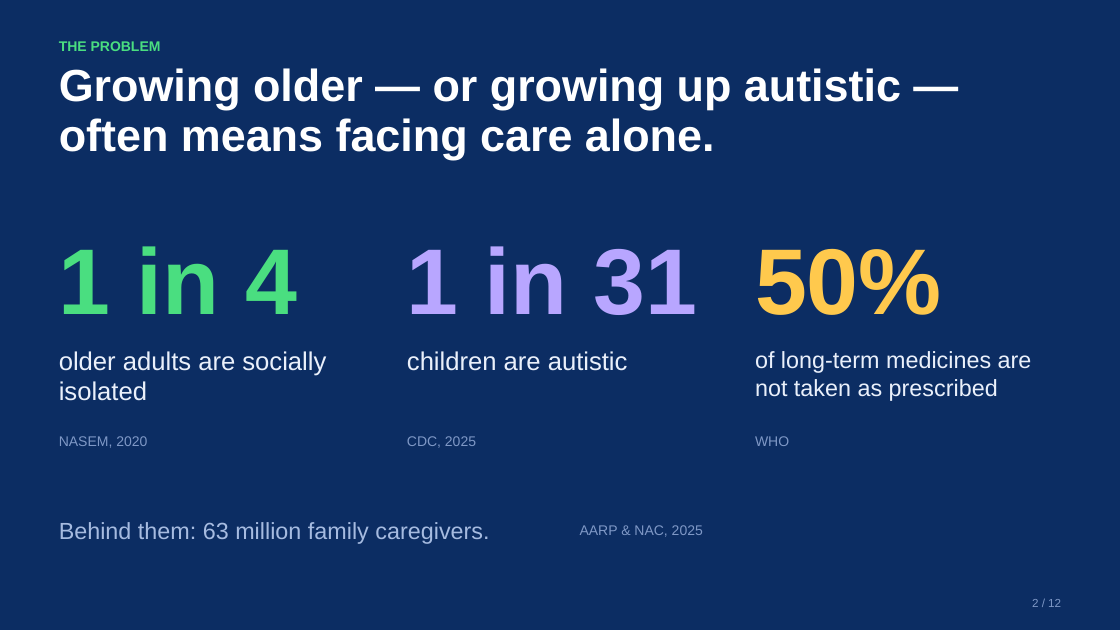
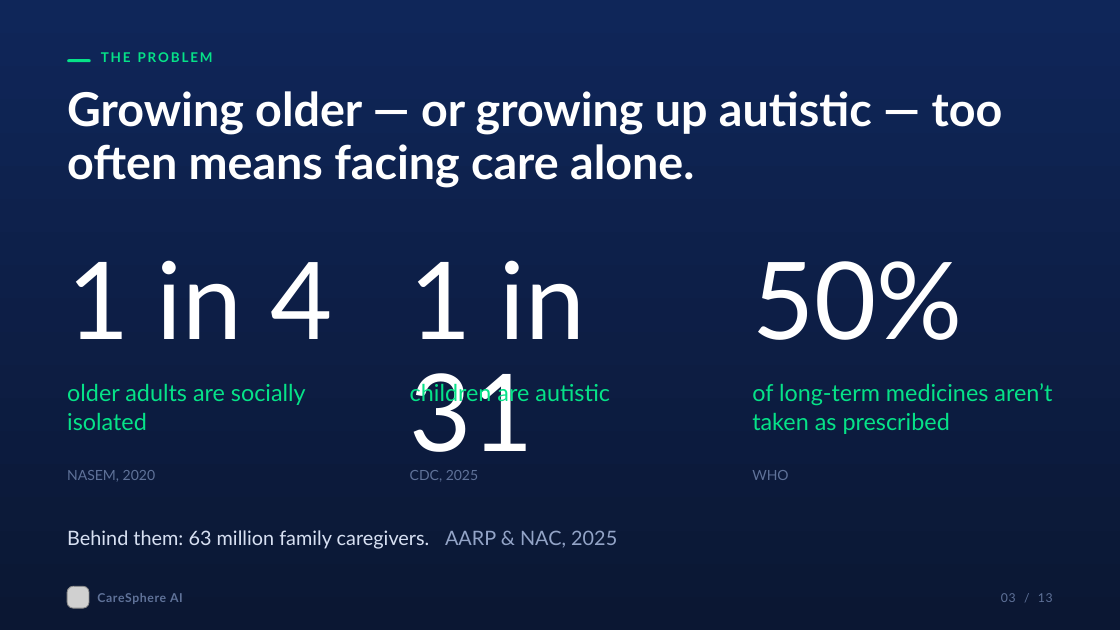
Before and after one commit to engineer2025-sudo/Care, a slide deck: slide 3 of pitch/CareSphere_Congressional_App_Challenge_Deck.pptx (slide 2 before the commit). Drawn at 1120x630 pixels with LibreOffice and Linux fonts; fonts in the diff are those of the drawing; grey boxes stand for pictures. Boxes give left, top, right and bottom in pixels: in the first picture for what was removed or moved away, otherwise in the second. Text is boxed around its words. In the diff, an @@ line names an element or a change of style, - is before the commit and + after.

```diff
--- a/pitch/CareSphere_Congressional_App_Challenge_Deck.pptx
+++ b/pitch/CareSphere_Congressional_App_Challenge_Deck.pptx
@@ background #0C2D63 to gradient #0B1733 to #0F2659 @@
@@ rounded rectangle added at (x1=67, y1=59, x2=91, y2=62), fill #06E288 @@
@@ text "THE PROBLEM" moved from (x1=59, y1=41, x2=161, y2=51) to (x1=101, y1=52, x2=213, y2=62) @@
@@ text "THE PROBLEM" at (x1=101, y1=52, x2=213, y2=62): size 12 to 11.5 pt, font Arial to Lato, text colour #4ADE80 to #06E288, letter spacing 0 to 1.6 pt @@
@@ text at (x1=67, y1=91, x2=1003, y2=188): text changed; size 38.5 to 40 pt; font Arial to Lato @@
-Growing older — or growing up autistic — often means facing care alone.
+Growing older — or growing up autistic — too often means facing care alone.
@@ text "1 in 4" moved from (x1=59, y1=246, x2=297, y2=314) to (x1=67, y1=260, x2=332, y2=339) @@
@@ text "1 in 4" at (x1=67, y1=260, x2=332, y2=339): size 80 to 92 pt, font Arial to Lato, text colour #4ADE80 to #FFFFFF, bold off; line spacing 96pt to 96.6pt; vertical alignment middle to top @@
@@ text "1 in 31" moved from (x1=407, y1=246, x2=697, y2=315) to (x1=410, y1=260, x2=585, y2=471) @@
@@ text "1 in 31" at (x1=410, y1=260, x2=585, y2=471): size 80 to 92 pt, font Arial to Lato, text colour #B8A6FF to #FFFFFF, bold off; line spacing 96pt to 96.6pt; vertical alignment middle to top @@
@@ text "50%" moved from (x1=755, y1=249, x2=942, y2=315) to (x1=752, y1=261, x2=963, y2=340) @@
@@ text "50%" at (x1=752, y1=261, x2=963, y2=340): size 80 to 92 pt, font Arial to Lato, text colour #FFC94D to #FFFFFF, bold off; line spacing 96pt to 96.6pt; vertical alignment middle to top @@
@@ text "older adults are socially isolated" at (x1=67, y1=384, x2=306, y2=430): size 22 to 20 pt, font Arial to Lato, text colour #EAF0FB to #06E288; line spacing 26.4pt to 25pt @@
@@ text "older adults are socially isolated" moved from (x1=59, y1=351, x2=326, y2=401) to (x1=67, y1=384, x2=306, y2=430) @@
@@ text "children are autistic" moved from (x1=407, y1=351, x2=628, y2=371) to (x1=410, y1=380, x2=610, y2=406) @@
@@ text "children are autistic" at (x1=410, y1=380, x2=610, y2=406): size 22 to 20 pt, font Arial to Lato, text colour #EAF0FB to #06E288; line spacing 26.4pt to 25pt @@
@@ text at (x1=752, y1=383, x2=1052, y2=434): text changed; font Arial to Lato; text colour #EAF0FB to #06E288 @@
-of long-term medicines are not taken as prescribed
+of long-term medicines aren’t taken as prescribed
@@ font Arial to Lato, text colour #7F98C6 to #5F7299; line spacing 14.4pt to 15pt in 3 elements at (x1=410, y1=470, x2=478, y2=482), (x1=752, y1=470, x2=788, y2=480), (x1=67, y1=470, x2=155, y2=481) @@
@@ text "NASEM, 2020" moved from (x1=59, y1=436, x2=147, y2=448) to (x1=67, y1=470, x2=155, y2=481) @@
@@ text "CDC, 2025" moved from (x1=407, y1=436, x2=476, y2=448) to (x1=410, y1=470, x2=478, y2=482) @@
@@ text "WHO" moved from (x1=755, y1=436, x2=789, y2=446) to (x1=752, y1=470, x2=788, y2=480) @@
@@ text at (x1=67, y1=530, x2=617, y2=549): text changed; size 20 to 17 pt; font Arial to Lato; text colour #A6BBE0 to #D7E0F2 @@
-Behind them: 63 million family caregivers.
+Behind them: 63 million family caregivers. AARP & NAC, 2025
@@ text removed at (x1=580, y1=525, x2=703, y2=537) @@
-AARP & NAC, 2025
@@ picture added at (x1=67, y1=586, x2=89, y2=608) @@
@@ text added at (x1=97, y1=593, x2=183, y2=604), 10.5 pt, text #5F7299, bold @@
+CareSphere AI
@@ text added at (x1=1001, y1=593, x2=1053, y2=602), 10.5 pt, text #5F7299 @@
+03 / 13
@@ text removed at (x1=1032, y1=599, x2=1061, y2=607) @@
-2 / 12
```
Also in this commit, not shown: 11 other slides changed, 1 slide added, 49 other files.
